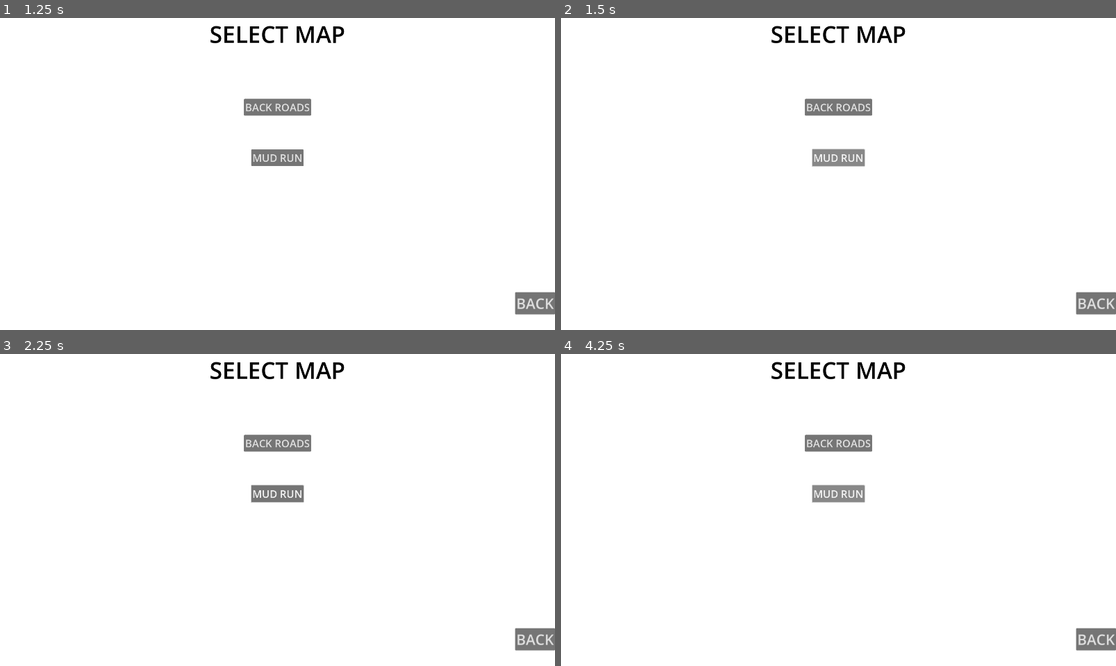
Above: before the commit, frames 1-4 (two rows, left to right).
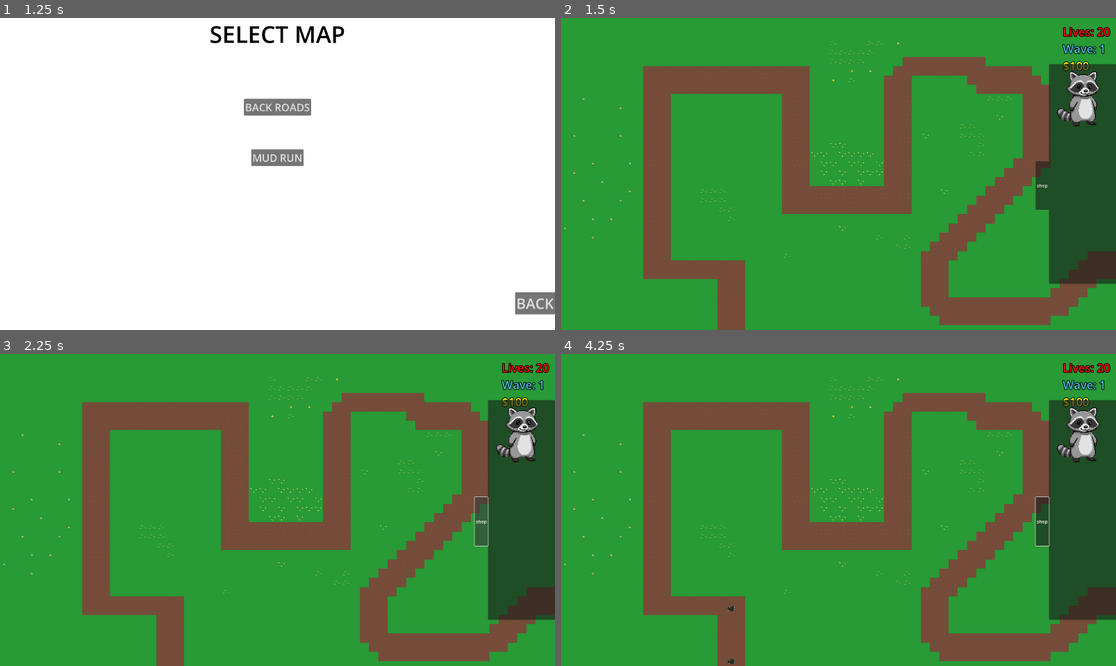
Above: after the commit, the same moments.

Repository: double0can/Raccoon-Rampage-TD
Game: Godot game, scene res://Scenes/Main Menu/main_menu.tscn
Two runs of this game, one before a commit and one after it. Both use one fixed random seed, a clock stepped at 60 frames per second and the inputs below.
Inputs (mouse positions are in pixels of both pictures, inside the frame that each line leads up to):
- Up to frame 1 (1.25 s): click "PLAY" at 0.5 s
- Up to frame 2 (1.5 s): click "MUD RUN" at 1.25 s
- Up to frame 3 (2.25 s): click (482, 522) at 2 s, where only the run after the commit has a clickable "shop"
- Up to frame 4 (4.25 s): click (1043, 522) at 2.75 s, where only the run after the commit has a clickable "shop"; click (838, 494) at 3.5 s, where only the run before the commit has a clickable "MUD RUN"

Frame 1 is identical in both runs. In frame 2, 100% of the frame differs, in the area x 0-100%, y 0-100%; in frame 3, 100%; in frame 4, 100%.
Error before the commit: Invalid assignment of property or key 'money' with value of type 'int' on a base object of type 'Node (GameManager.gd)'. (res://Scenes/Main)

Commit message:
implemented economy system

Diff:
--- a/GameManager.gd
+++ b/GameManager.gd
@@ -3,14 +3,17 @@
 signal livesChanged(currentLives)
 signal gameOver
 signal waveChanged(currentWave)
+signal moneyChanged(currentMoney)
 
 var lives = 20
 var currentWave = 1
+var money = 100
 
 func _ready() -> void:
 	# Emit the initial value so UI can update
 	livesChanged.emit(lives)
 	waveChanged.emit(currentWave)
+	moneyChanged.emit(money)
 
 func livesLost(amount: int) -> void:
 	lives -= amount
@@ -20,3 +23,18 @@
 	if lives <= 0:
 		gameOver.emit()
 		print("Game over!")
+
+func addMoney(amount: int) -> void:
+	money += amount
+	moneyChanged.emit(money)
+	print("money added, Total: $", money)
+
+func spendMoney(amount: int) -> bool:
+	if money >= amount:
+		money -= amount
+		moneyChanged.emit(money)
+		return true
+
+	else:
+		print("Not enough monye")
+		return false
